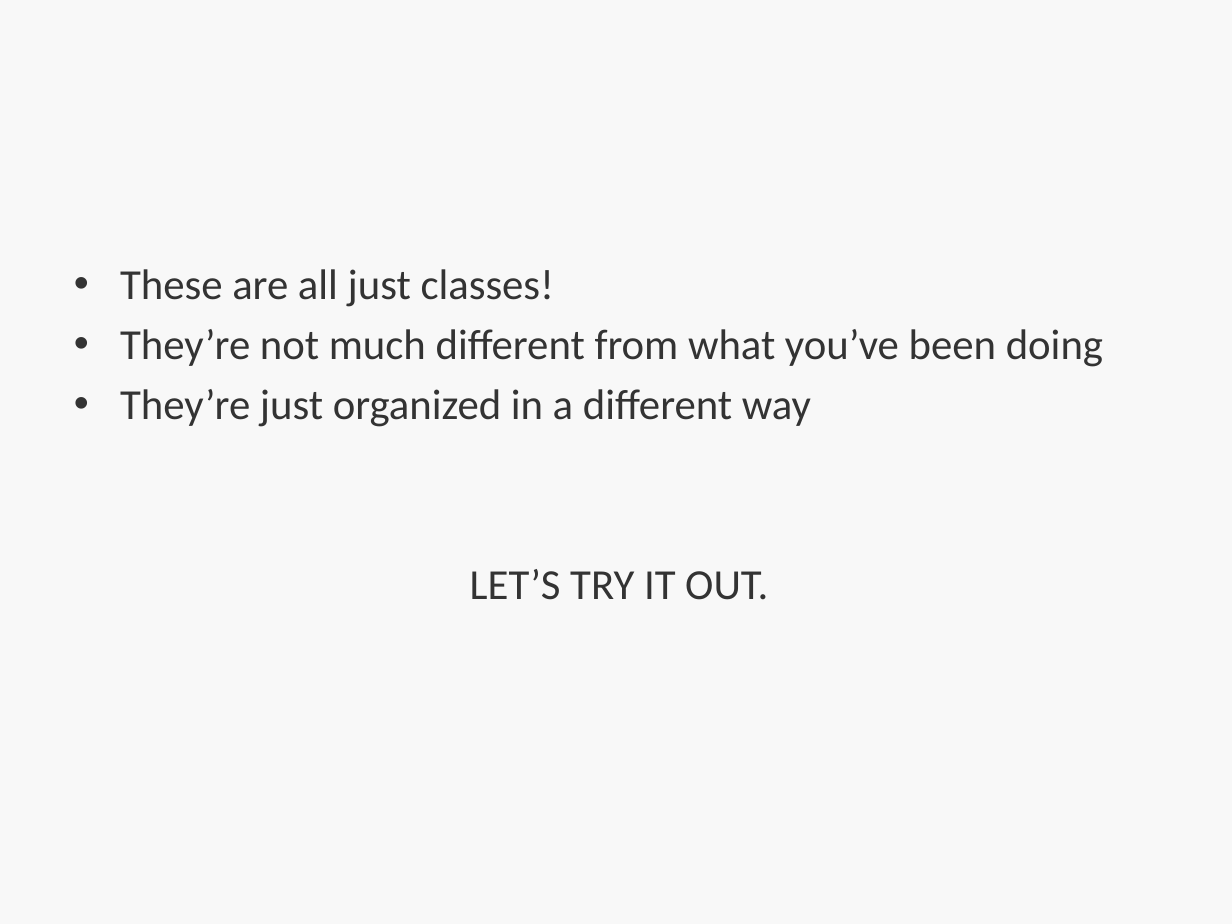
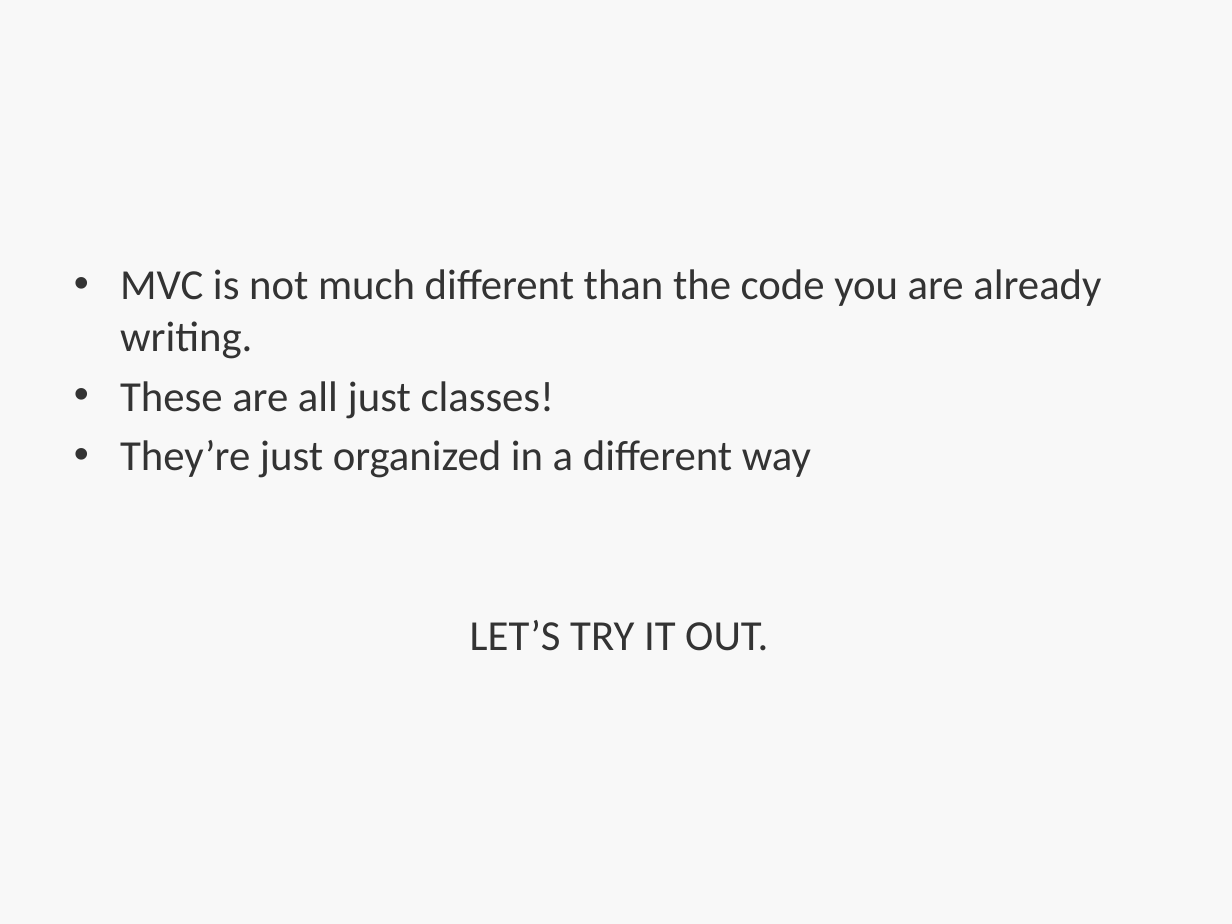
Before and after one commit to bootcoder/lectures, a slide deck: slide 6 of 1phase/ruby-mvc-single-res/HT-MVC.pptx. Drawn at 1232x924 pixels with LibreOffice and Linux fonts; fonts in the diff are those of the drawing; background and template pictures are left out. Boxes give left, top, right and bottom in pixels: in the first picture for what was removed or moved away, otherwise in the second. Text is boxed around its words. In the diff, an @@ line names an element or a change of style, - is before the commit and + after.

```diff
--- a/1phase/ruby-mvc-single-res/HT-MVC.pptx
+++ b/1phase/ruby-mvc-single-res/HT-MVC.pptx
@@ text at <box>120,269,1101,359</box>: paragraph added @@
+• MVC is not much different than the code you are already writing.
@@ text at <box>120,329,1103,367</box>: paragraph removed @@
-• They’re not much different from what you’ve been doing
```
Also in this commit, not shown: 2 other slides changed.
